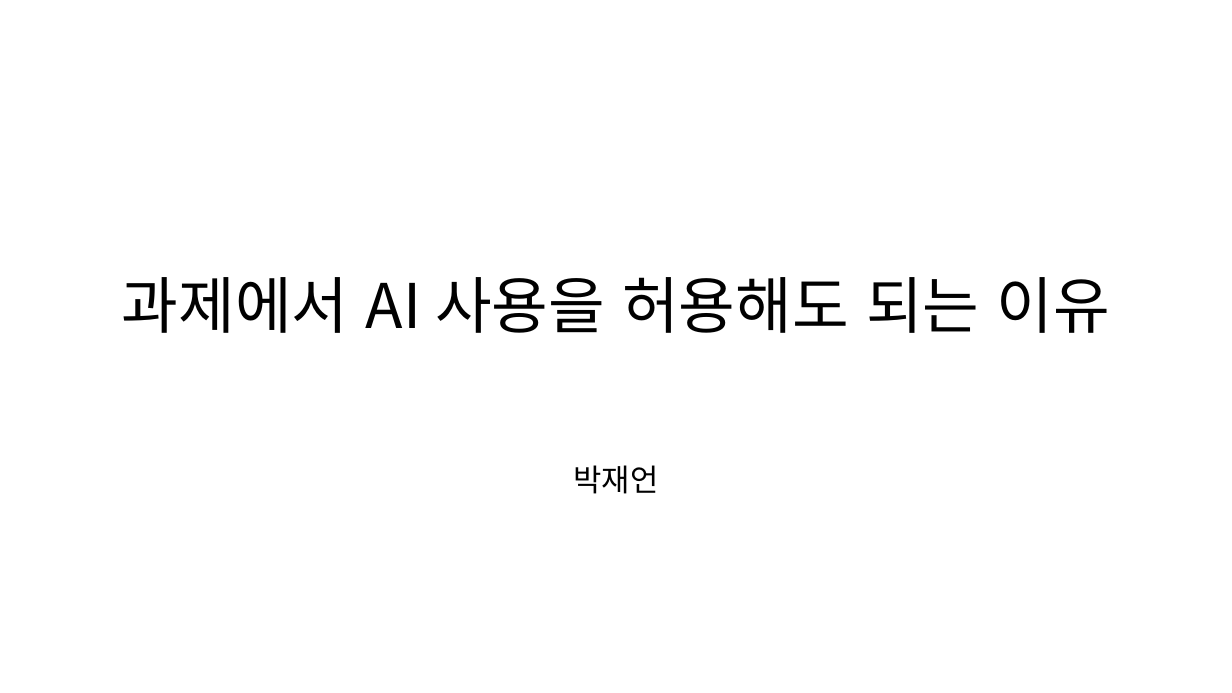
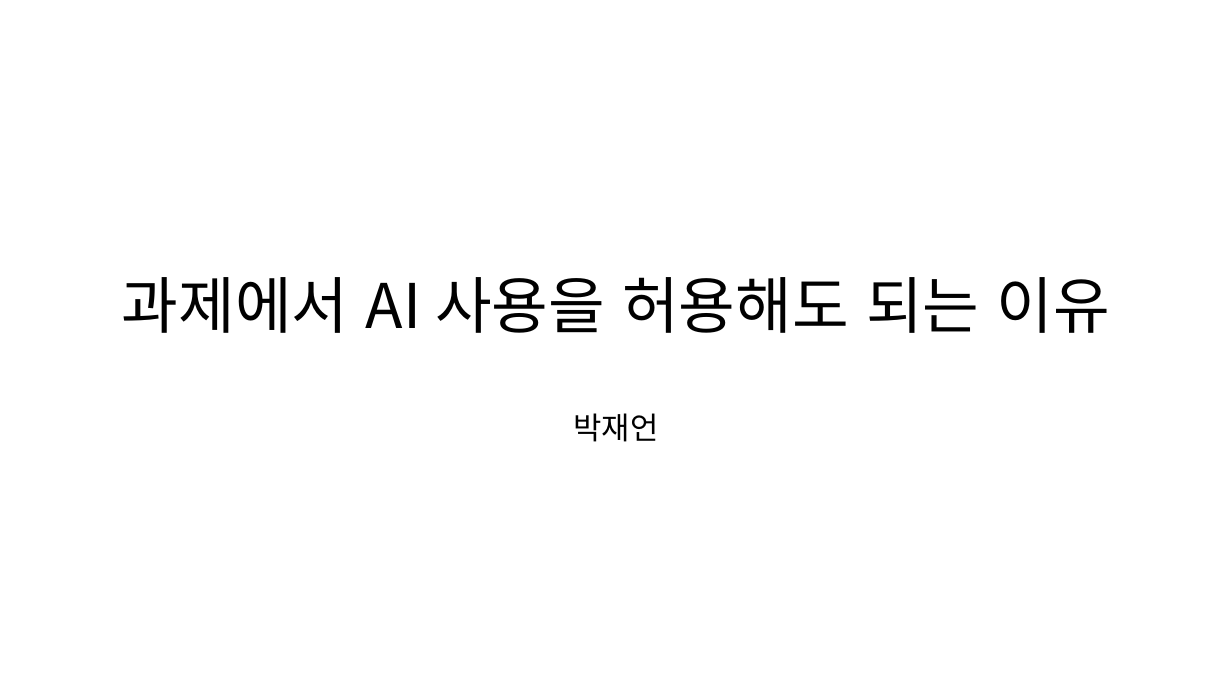
Before and after one commit to wodjs2640/2025_2_assignment, a slide deck: slide 1 of 대글/과제에서 AI 사용을 허용해도 되는 이유.pptx. Drawn at 1232x693 pixels with LibreOffice and Linux fonts; fonts in the diff are those of the drawing; background and template pictures are left out. Boxes give left, top, right and bottom in pixels: in the first picture for what was removed or moved away, otherwise in the second. Text is boxed around its words. In the diff, an @@ line names an element or a change of style, - is before the commit and + after.

Commit message:
대글과제수정

```diff
--- a/대글/과제에서 AI 사용을 허용해도 되는 이유.pptx
+++ b/대글/과제에서 AI 사용을 허용해도 되는 이유.pptx
@@ subtitle "박재언": place and size @@
-subtitle "박재언" at (573,465,658,494)
+subtitle "박재언" at (573,413,658,442)
```
Also in this commit, not shown: 1 other slide changed, 5 slides added.
